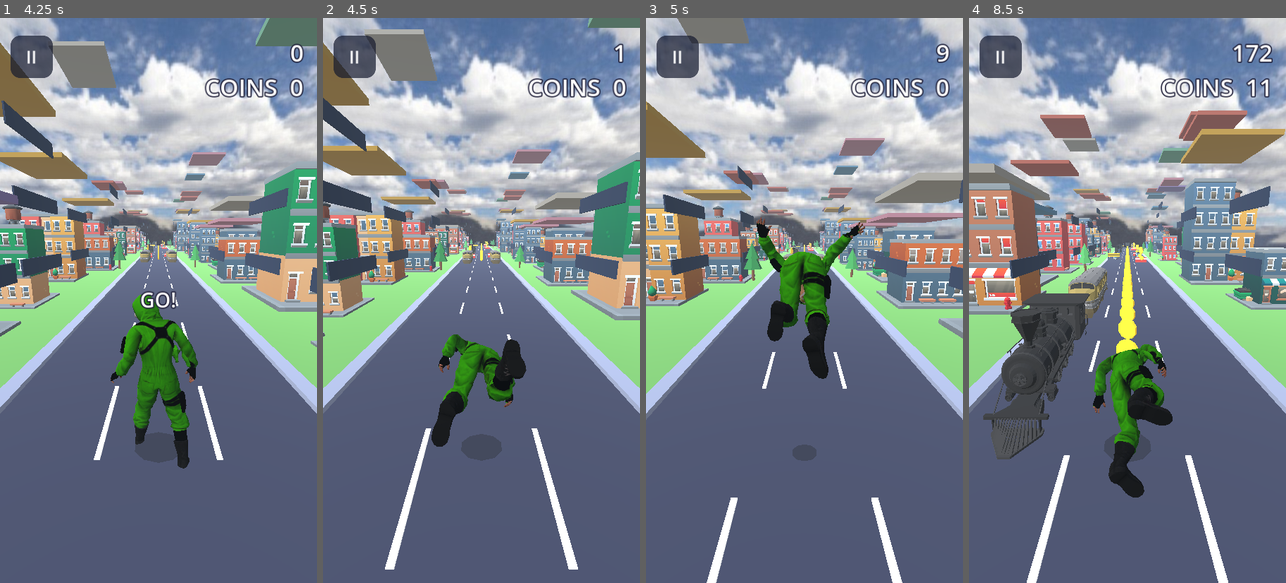
Above: before the commit, frames 1-4 (left to right).
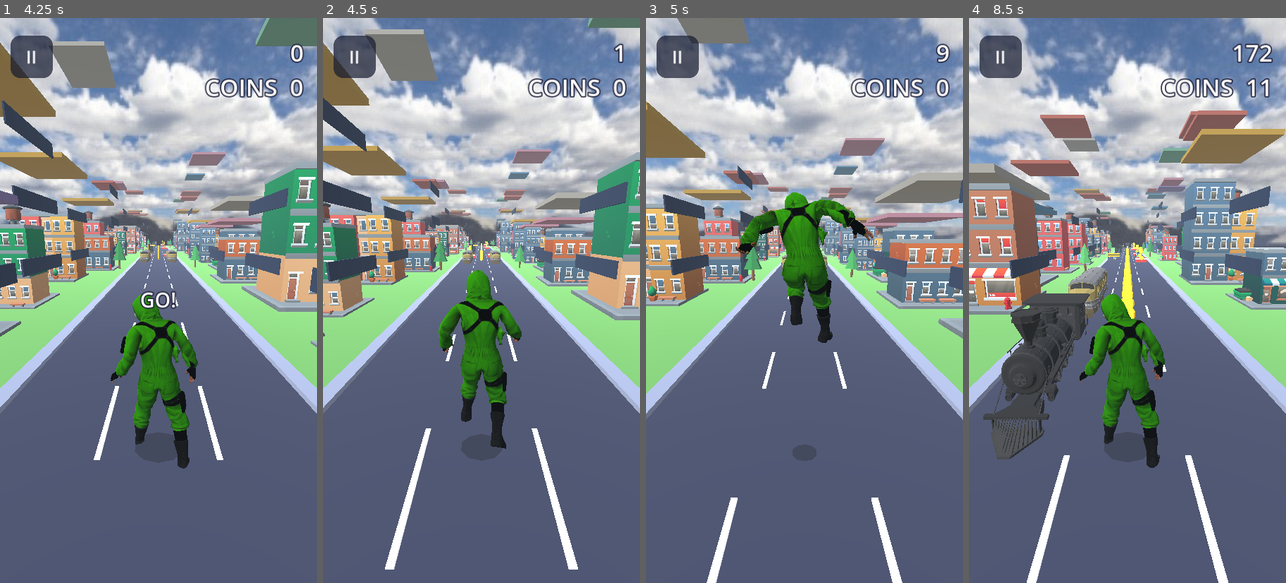
Above: after the commit, the same moments.

Repository: akshathgaming198028-cell/EndlessGame
Game: Godot game, scene res://main.tscn
Same seed, same stepped clock (60 frames per second), same inputs: the game is played once before the commit and once after it.
Inputs (mouse positions are in pixels of both pictures, inside the frame that each line leads up to):
- Up to frame 1 (4.25 s): tap Enter at 0.5 s; move the mouse to (228, 272) at 0.52 s; hold Right 0.53-1.25 s; click (228, 272) at 0.67 s; tap Space at 0.77, 3.77 s; drag from (95, 328) to (142, 413) at 1.27 s; move the mouse to (190, 176) at 2.02 s; hold Right 2.03-2.75 s; drag from (142, 413) to (63, 215) at 2.77 s; move the mouse to (253, 385) at 3.52 s; hold Left from 3.53 s (still down)
- Up to frame 2 (4.5 s): release Left at 4.25 s; drag from (386, 215) to (433, 159) at 4.27 s
- Up to frame 3 (5 s): no input
- Up to frame 4 (8.5 s): move the mouse to (1143, 300) at 5.02 s; hold Down 5.03-5.75 s; click (1143, 300) at 5.17 s; drag from (1079, 159) to (1064, 328) at 5.77 s; move the mouse to (1197, 272) at 6.52 s; hold Up 6.53-7.25 s; tap Space at 6.77 s; drag from (1064, 328) to (1111, 413) at 7.27 s; move the mouse to (1159, 176) at 8.02 s; hold Down from 8.03 s (still down)

Frame 1 is identical in both runs. In frame 2, 4.3% of the frame differs, in the area x 34-65%, y 44-77%; in frame 3, 4.7%; in frame 4, 4.8%, in the area x 34-65%, y 48-85%.

Commit message:
Only the death keeps the hips' fall; run, idle, jump and slide stay upright
Co-Authored-By: Claude Haiku 5.5 <noreply@anthropic.com>
Claude-Session: https://claude.ai/code/session_01DDNfUcEeZJQNoZPcRL3Cag

Diff:
--- a/main.gd
+++ b/main.gd
@@ -424,7 +424,7 @@
 					a.remove_track(t)
 					continue
 				# the hips' own turn is what tilted him: drop it so he stands upright, as in the build where he stood
-				if a.track_get_type(t) == Animation.TYPE_ROTATION_3D and nb == "mixamorighips" and (key == "run" or key == "idle"):
+				if a.track_get_type(t) == Animation.TYPE_ROTATION_3D and nb == "mixamorighips" and key != "die":
 					a.remove_track(t)
 					continue
 				a.track_set_path(t, NodePath(skel_rel + ":" + bones[nb]))
